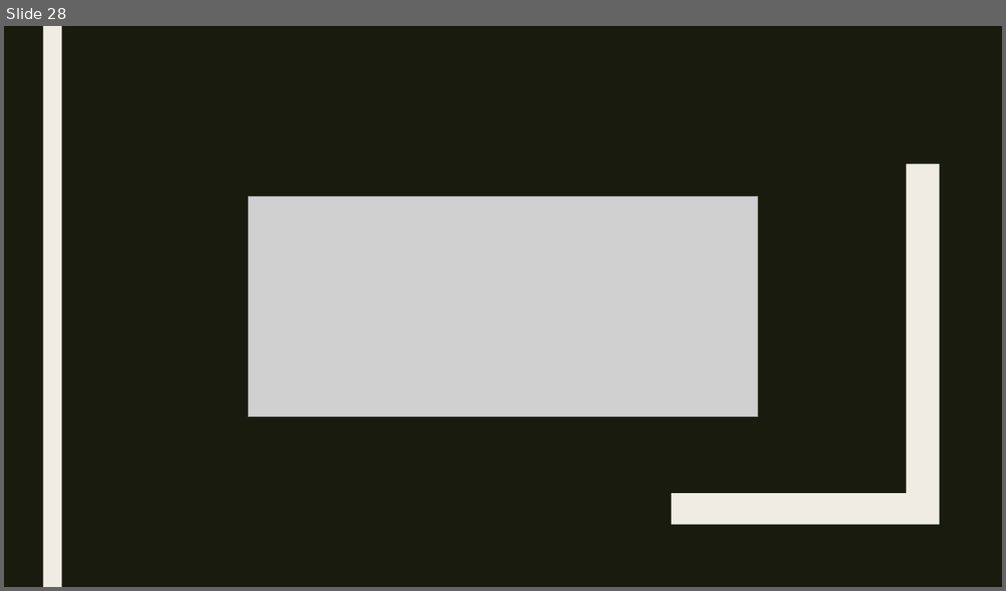
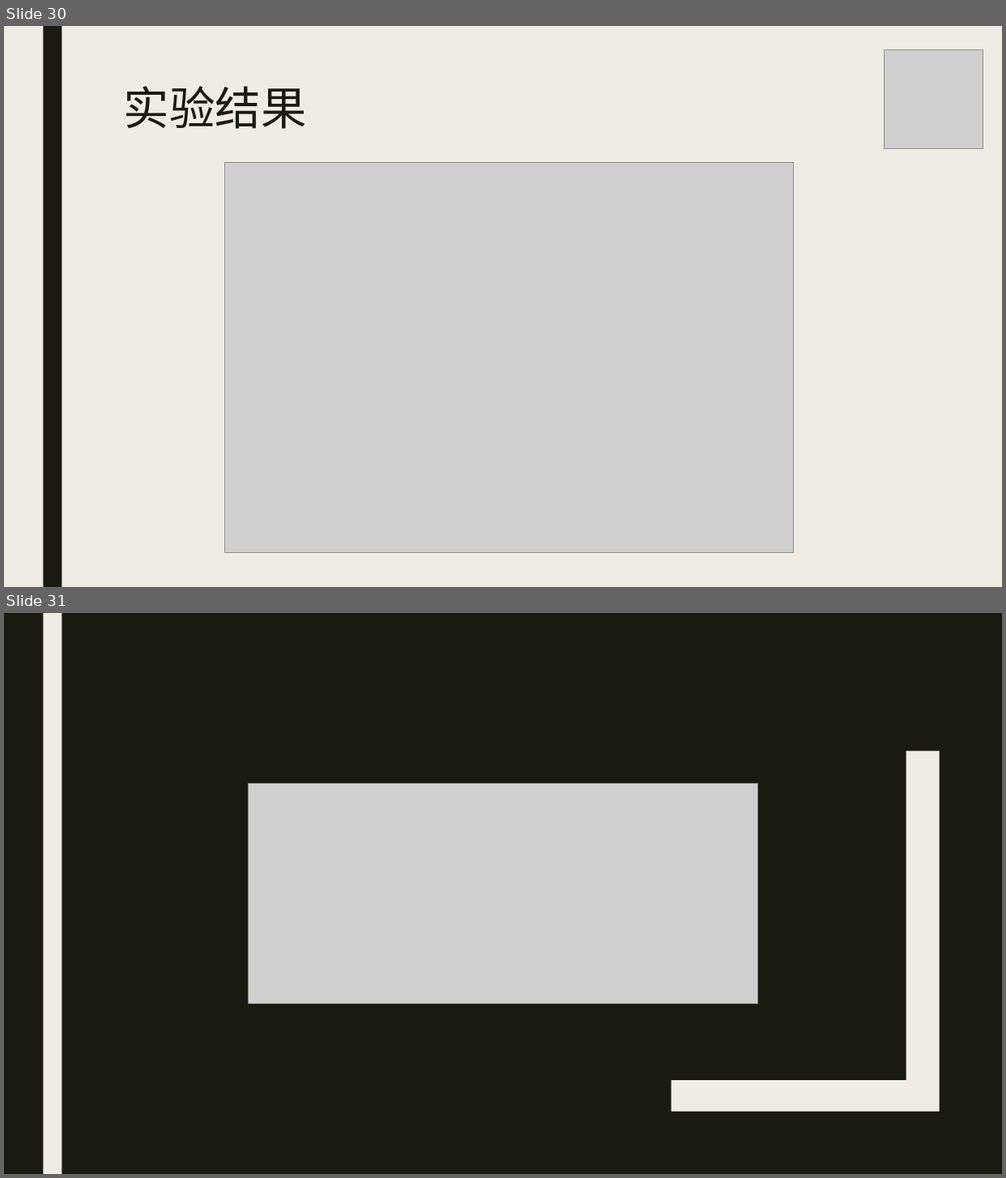
Before and after one commit to hazelyang2/DEEPLEARNING, a slide deck: 深度学习课程设计.pptx. Shown one above the other, each under a label of ours: slide 28 before the commit, slides 30 and 31 after it. The pictures are 1006x591 and 1006x1178 pixels, drawn with LibreOffice and Linux fonts; fonts in the diff are those of the drawing; grey boxes stand for pictures. Boxes give left, top, right and bottom in pixels: in the first picture for what was removed or moved away, otherwise in the second. Text is boxed around its words. In the diff, an @@ line names an element or a change of style, - is before the commit and + after.

```diff
--- a/深度学习课程设计.pptx
+++ b/深度学习课程设计.pptx
@@ slide 30 added at (4,26,1002,587), background #EFEDE3 @@
@@ rectangle added at (43,26,62,587), fill #191B0E @@
@@ picture added at (884,50,983,149) @@
@@ title added at (124,86,307,129), 44 pt, text #191B0E @@
+实验结果
@@ picture added at (225,162,793,553) @@
@@ what was slide 28 is now slide 31 @@
```
Also in this commit, not shown: 25 slides changed, 2 other slides added, 1 other file.
